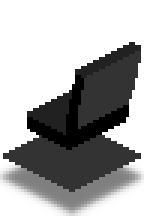
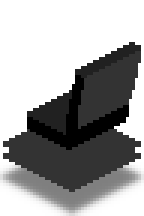
Layer changes from the first 144px x 216px image to the second:
added layer "Base copy" above "Base" over [3, 129, 141, 150]
